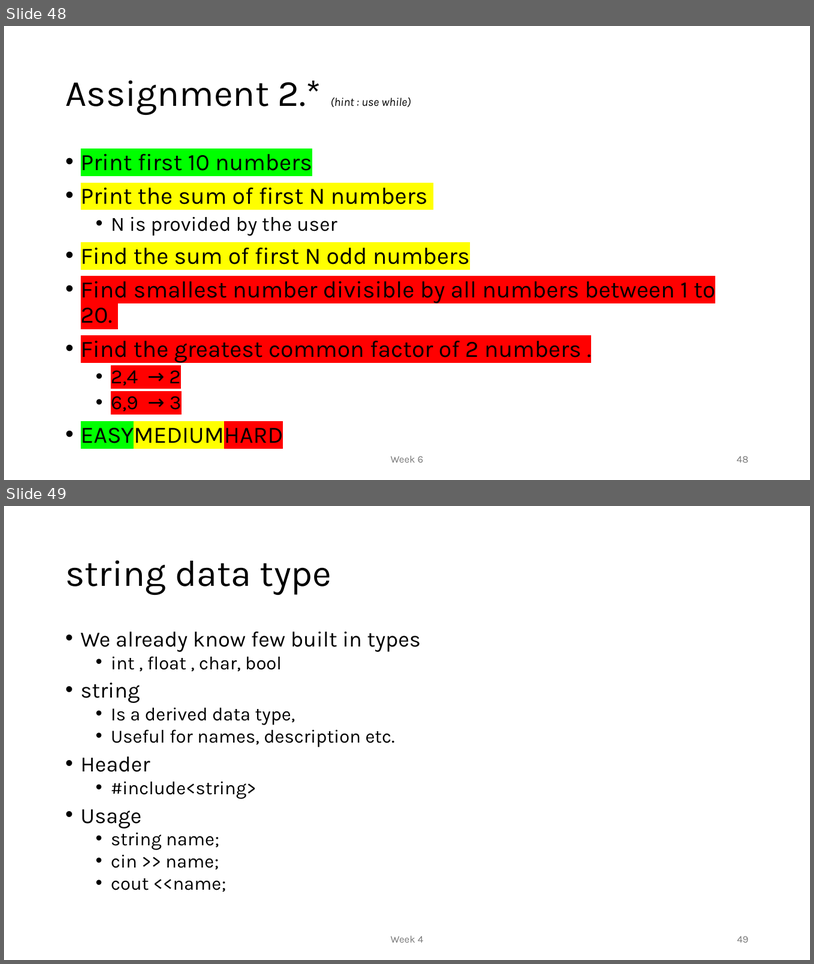
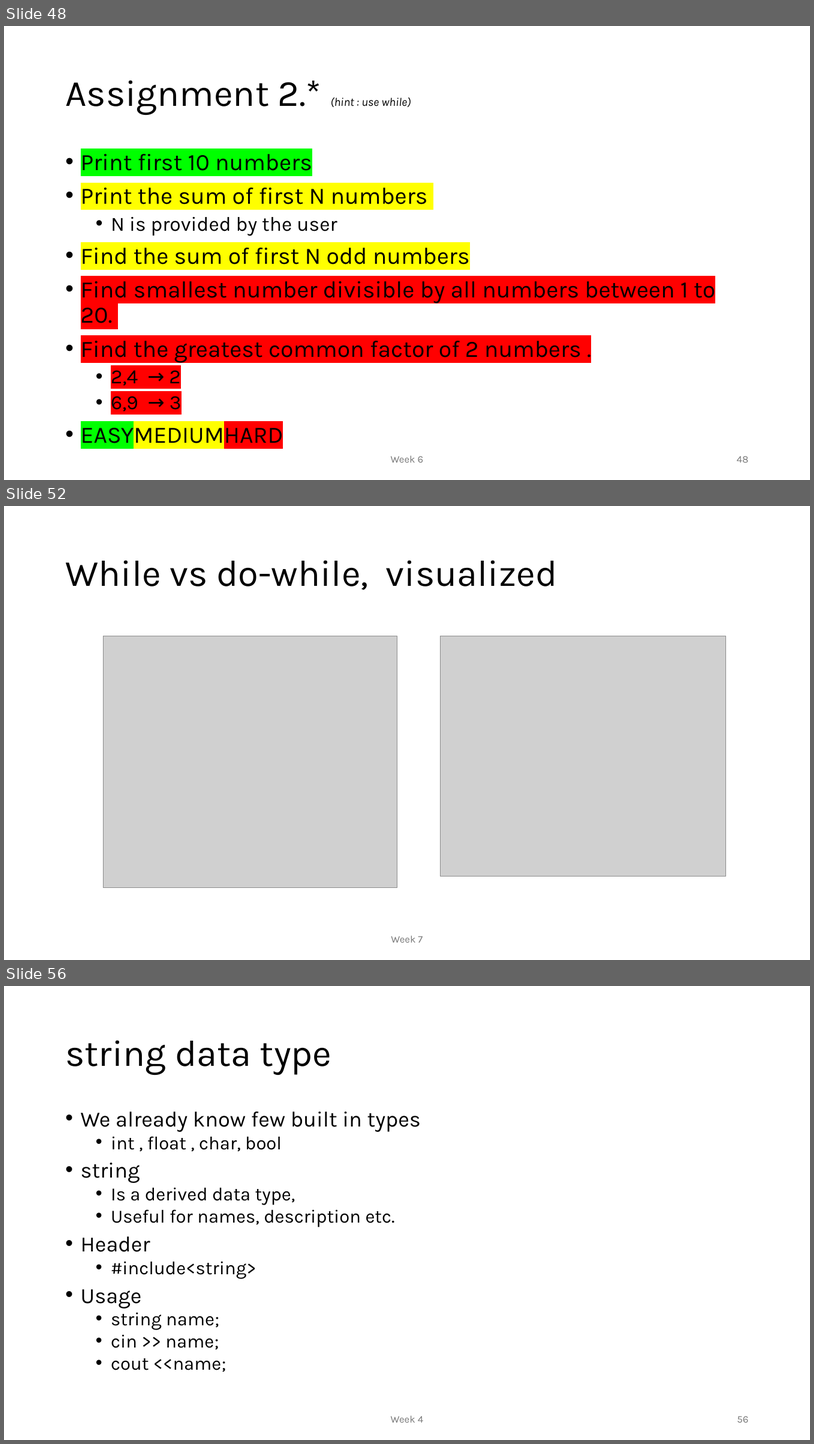
Before and after one commit to MoklaEducation/ems_fall_2025_cpp101, a slide deck: all/Intro to Programming_all.pptx. Shown one above the other, each under a label of ours: slides 48 and 49 before the commit, slides 48, 52 and 56 after it; the slides between them are not shown. The pictures are 814x964 and 814x1444 pixels, drawn with LibreOffice and Linux fonts; fonts in the diff are those of the drawing; grey boxes stand for pictures. Boxes give left, top, right and bottom in pixels: in the first picture for what was removed or moved away, otherwise in the second. Text is boxed around its words. In the diff, an @@ line names an element or a change of style, - is before the commit and + after.

```diff
--- a/all/Intro to Programming_all.pptx
+++ b/all/Intro to Programming_all.pptx
@@ slide 52 added at box(4, 506, 810, 960), background #FFFFFF @@
@@ title added at box(65, 560, 558, 590), 44 pt, text #000000 @@
+While vs do-while, visualized
@@ picture added at box(103, 636, 396, 887) @@
@@ picture added at box(441, 636, 726, 876) @@
@@ text added at box(391, 935, 423, 942), 12 pt, text #797979 @@
+Week 7
@@ what was slide 49 is now slide 56 @@
@@ page number at box(737, 1416, 749, 1422): text changed @@
-49
+56
```
Also in this commit, not shown: 1 slide changed, 6 other slides added, 1 other file.
